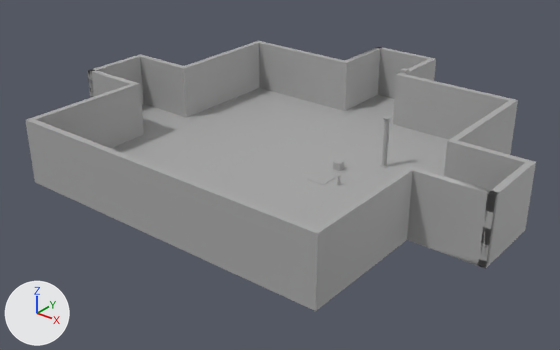
Before and after pictures for a commit that changed the FBX model Assets/Theo/Assets/Room_3.fbx.
Rendered twice from a camera (50 mm lens) standing at (67.6, -84.4, 51.6) and looking at (-1.4, 1.9, -1.9). Lighting does not change. The marker at lower left points along +X, +Y and +Z. Where no turn or scale is listed for an object, it has been applied to the vertices.

The first picture shows 'Movable_Box', 'Pillar.001', 'Room_Walls'.
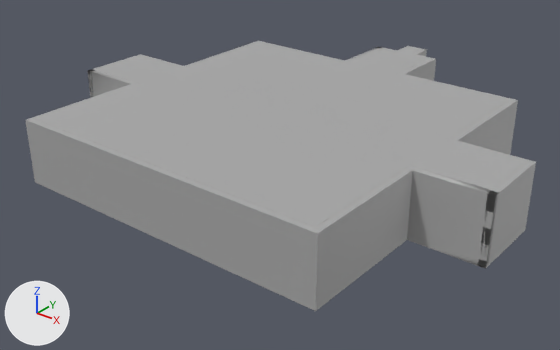
Where the newer file only moved an object's origin or applied its transform, the numbers keep the older frame.

Where the change shows, as pixel boxes (x1, y1, x2, y2) in the pictures (560 x 350 px):
'Room_Roof', added: after (36, 43, 525, 227)
'Pillar.001', no longer drawn: before (380, 116, 391, 168)
'Movable_Box', deleted: before (333, 159, 344, 171)

The change, as a list of edits to the scene's bpy script:
```text
Add me_mesh_1:
    me_mesh_1.from_pydata(...)  # 68 vertices, 66 faces; spans x -36.0..36.0, y -25.0..39.8, z -1.0..0.0
    me_mesh_1.materials.append(mat_standardsurface1)  # grey #aaaaaa
Change ob_pillar_001:
    ob_pillar_001.location: (1284.0, 100.0, -951.8) -> (0.0, 0.0, 0.0)
Remove ob_movable_box:
    ob_movable_box = bpy.data.objects.new('Movable_Box', me_mesh_004)
    ob_movable_box.location = (8.0, 4.4, 1.0)
Add ob_room_roof:
    ob_room_roof = bpy.data.objects.new('Room_Roof', me_mesh_1)
    ob_room_roof.location = (0.0, 0.0, 10.0)
```
